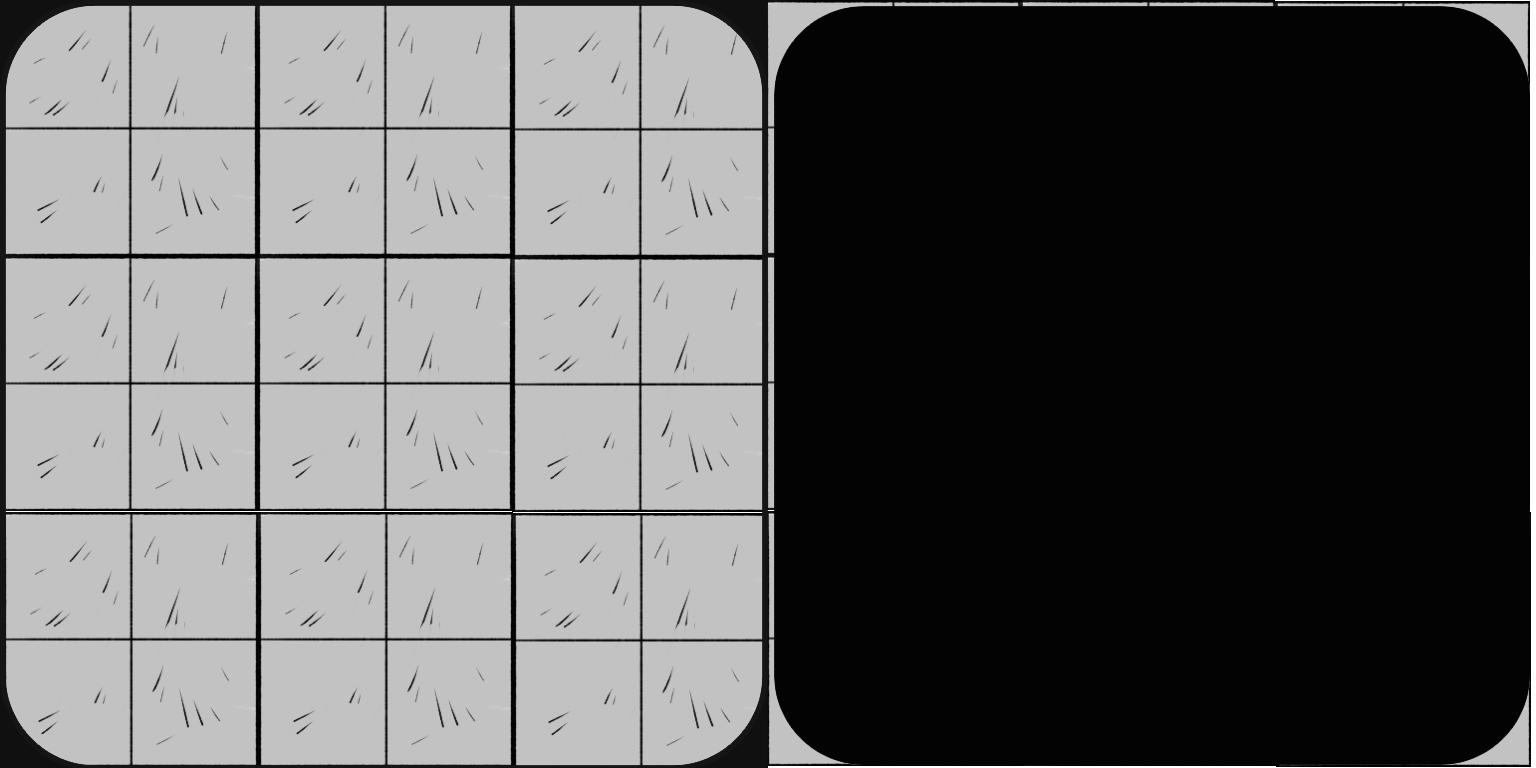
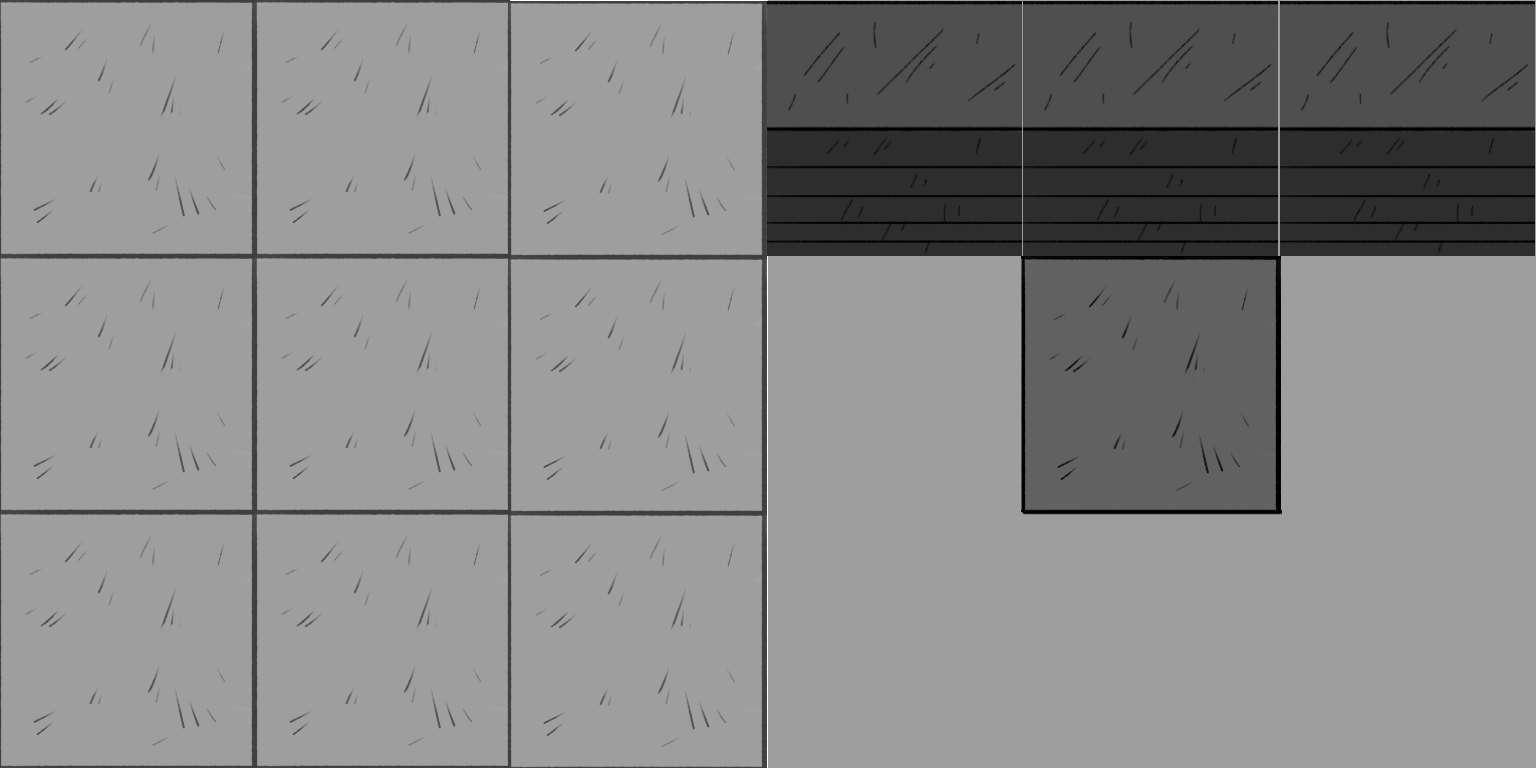
The second 1536 × 768 image is a revision of the first. Changes to its layers:
removed layer "Layer 0" over [left=0, top=0, right=1530, bottom=768]
added layer "Layer 13" above "Layer 12" over [left=1021, top=256, right=1282, bottom=515]
painted on "Layer 12" over [left=765, top=0, right=1535, bottom=767]
added layer "Layer 8" above "Layer 7" over [left=768, top=0, right=1536, bottom=768]
renamed "Layer 11" to "Layer 7", painted on it over [left=0, top=0, right=768, bottom=768]
